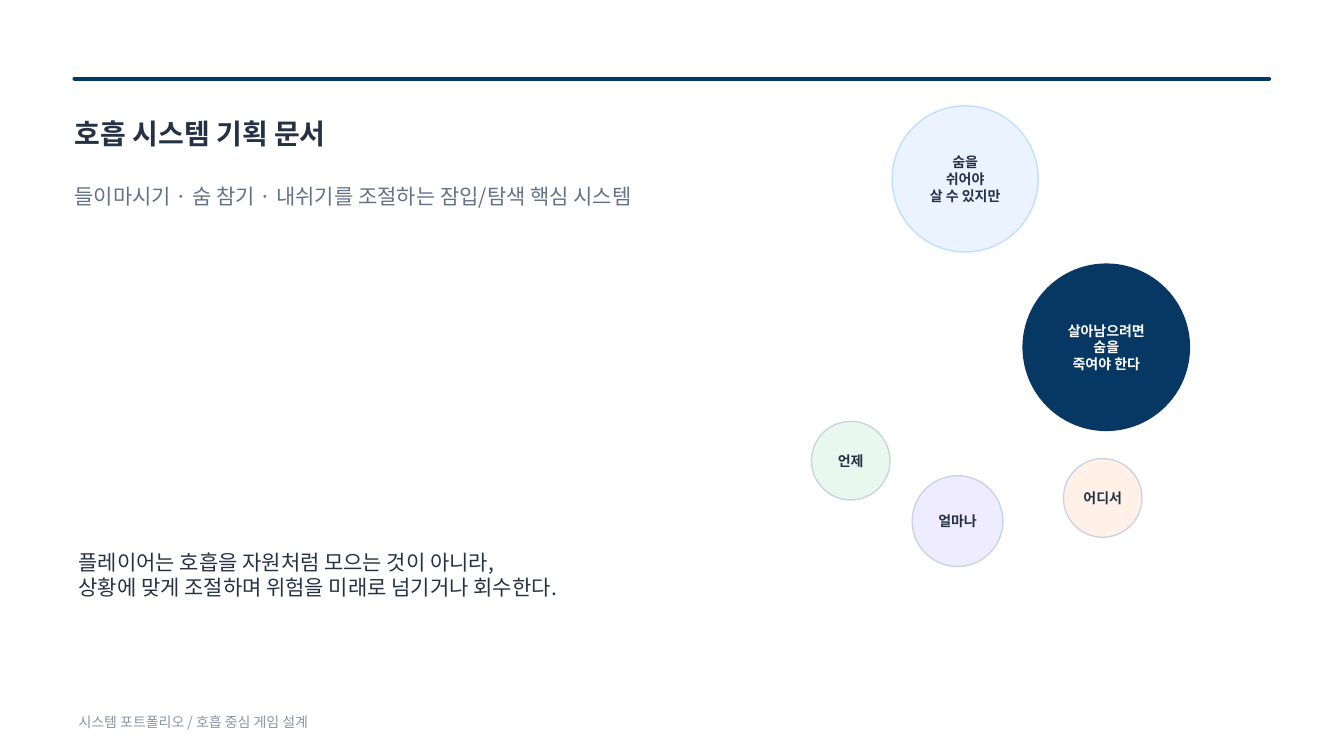
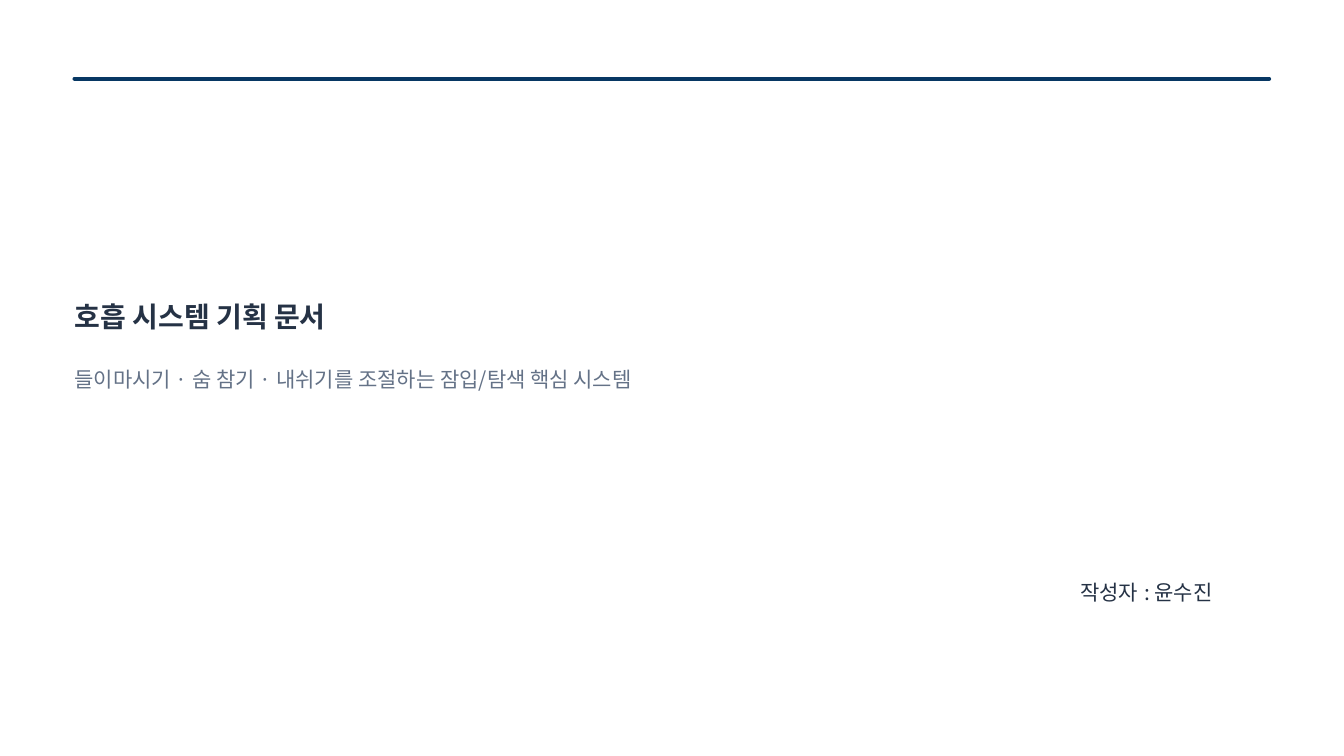
Before and after one commit to ysooj/Gihoek_8, a slide deck: slide 1 of 호흡 시스템 문서.pptx. Drawn at 1344x756 pixels with LibreOffice and Linux fonts; fonts in the diff are those of the drawing. Boxes give left, top, right and bottom in pixels: in the first picture for what was removed or moved away, otherwise in the second. Text is boxed around its words. In the diff, an @@ line names an element or a change of style, - is before the commit and + after.

```diff
--- a/호흡 시스템 문서.pptx
+++ b/호흡 시스템 문서.pptx
@@ ellipse removed at [892,106,1038,252] @@
-숨을
-쉬어야
-살 수 있지만
@@ ellipse removed at [1023,264,1190,431] @@
-살아남으려면
-숨을
-죽여야 한다
@@ text "호흡 시스템 기획 문서": place and size @@
-text "호흡 시스템 기획 문서" at [75,120,326,147]
+text "호흡 시스템 기획 문서" at [75,303,326,330]
@@ text "들이마시기 · 숨 참기 · ...": place and size @@
-text "들이마시기 · 숨 참기 · ..." at [75,186,632,208]
+text "들이마시기 · 숨 참기 · ..." at [75,369,632,391]
@@ ellipse removed at [812,421,890,500] @@
-언제
@@ ellipse removed at [912,476,1003,567] @@
-얼마나
@@ ellipse removed at [1064,459,1142,537] @@
-어디서
@@ text at [1080,582,1213,602]: text changed @@
-플레이어는 호흡을 자원처럼 모으는 것이 아니라,
-상황에 맞게 조절하며 위험을 미래로 넘기거나 회수한다.
+작성자 : 윤수진
@@ text removed at [79,715,308,728] @@
-시스템 포트폴리오 / 호흡 중심 게임 설계
```
Also in this commit, not shown: 4 other slides changed, 2 slides added, 4 other files.
